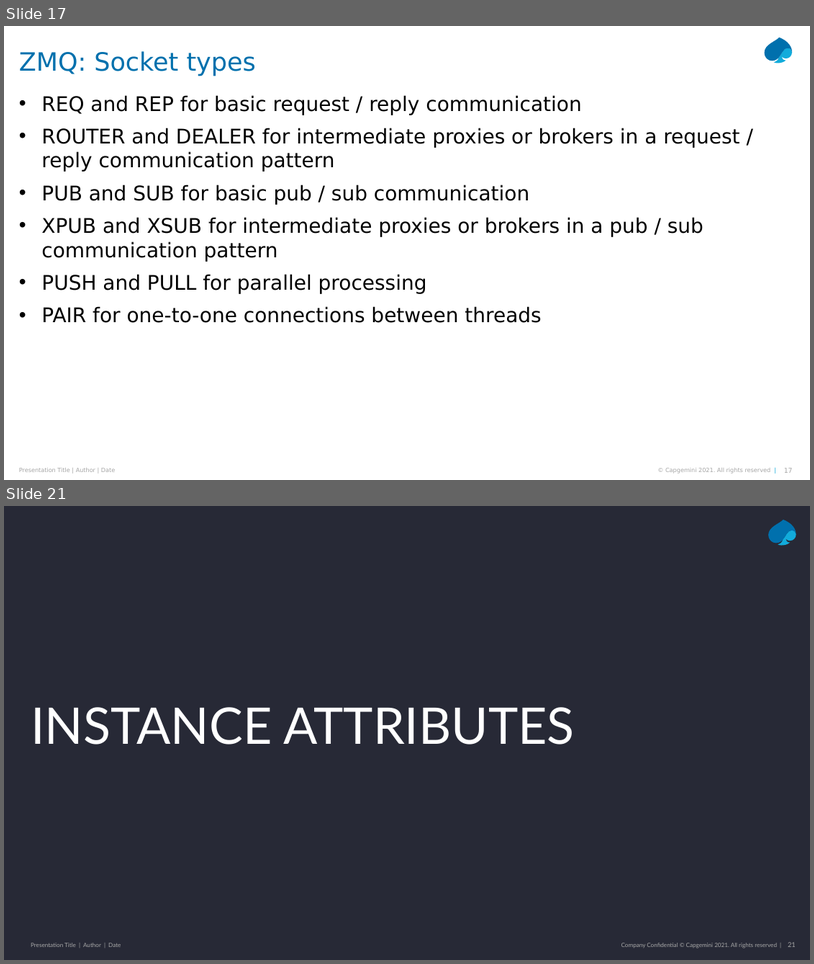
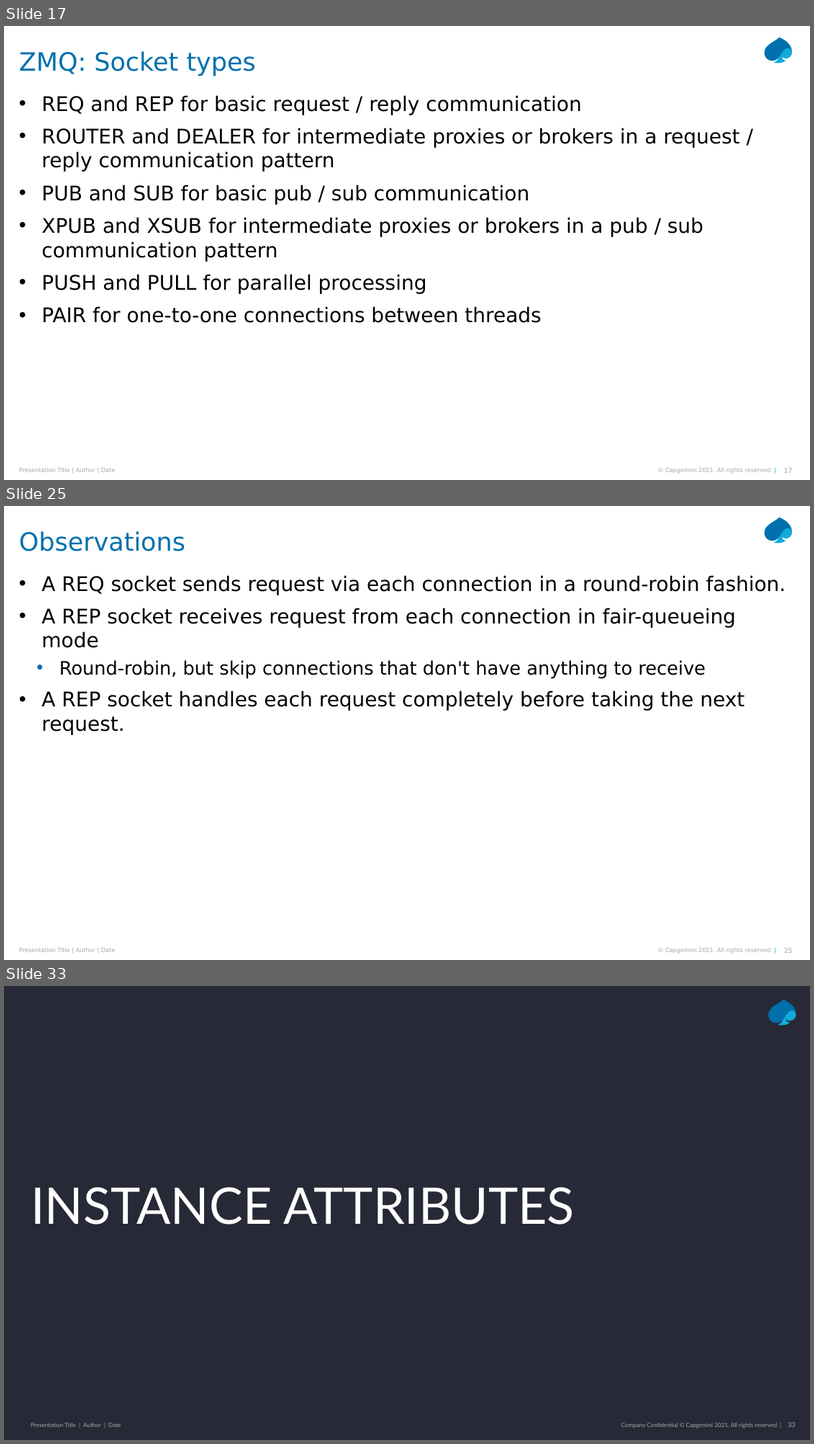
Before and after one commit to Python-Masterclass/Networking, a slide deck: Masterclass-7-Networking.pptx. Shown one above the other, each under a label of ours: slides 17 and 21 before the commit, slides 17, 25 and 33 after it; the slides between them are not shown. The pictures are 814x964 and 814x1444 pixels, drawn with LibreOffice and Linux fonts; fonts in the diff are those of the drawing. Boxes give left, top, right and bottom in pixels: in the first picture for what was removed or moved away, otherwise in the second. Text is boxed around its words. In the diff, an @@ line names an element or a change of style, - is before the commit and + after.

```diff
--- a/Masterclass-7-Networking.pptx
+++ b/Masterclass-7-Networking.pptx
@@ slide 25 added at box(4, 506, 810, 960), background #FFFFFF; not listed: 5 template elements that a slide beside it also shows @@
@@ title added at box(19, 531, 185, 551), 30 pt, text #0070AD @@
+Observations
@@ text added at box(41, 575, 787, 735), 24 pt, text #000000 @@
+• A REQ socket sends request via each connection in a round-robin fashion.
+• A REP socket receives request from each connection in fair-queueing mode
+  • Round-robin, but skip connections that don't have anything to receive
+• A REP socket handles each request completely before taking the next request.
@@ what was slide 21 is now slide 33 @@
@@ page number at box(788, 1422, 796, 1427): text changed @@
-21
+33
```
Also in this commit, not shown: 6 slides changed, 12 other slides added, 70 slides removed, 3 other files.
